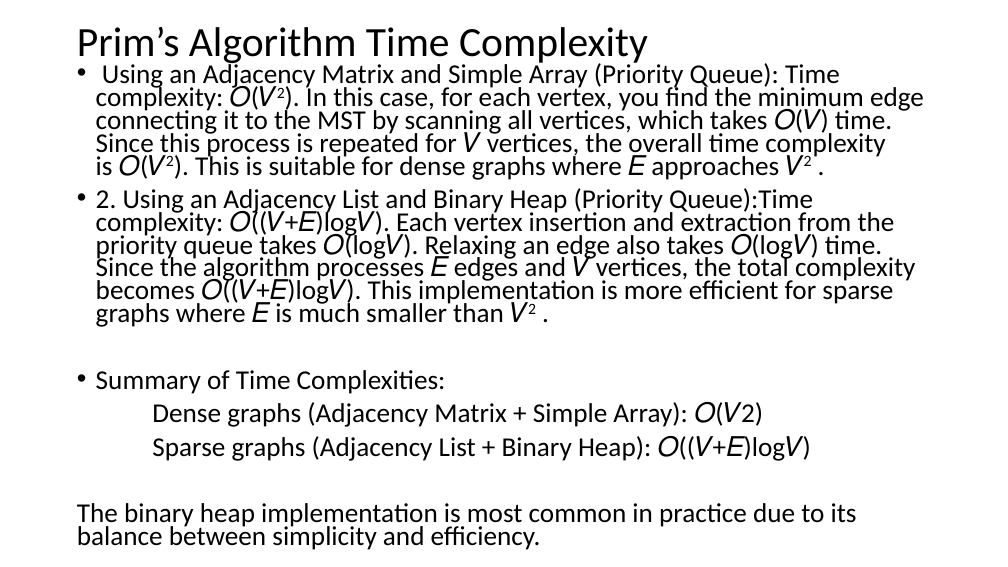
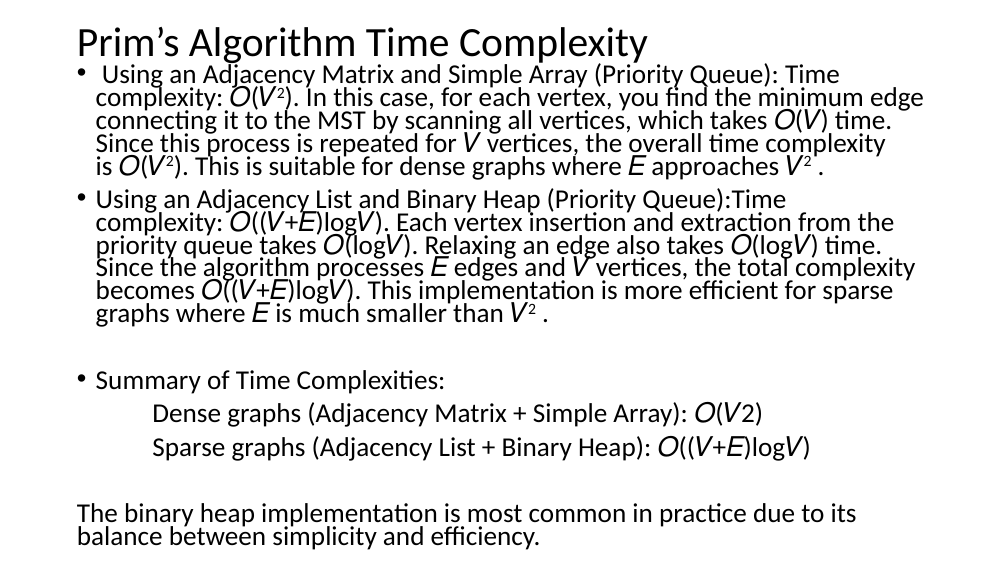
Before and after one commit to ChenTheInstructor/CSE248, a slide deck: slide 48 of graphs.pptm. Drawn at 1008x567 pixels with LibreOffice and Linux fonts; fonts in the diff are those of the drawing. Boxes give left, top, right and bottom in pixels: in the first picture for what was removed or moved away, otherwise in the second. Text is boxed around its words. In the diff, an @@ line names an element or a change of style, - is before the commit and + after.

Commit message:
graphs II

```diff
--- a/graphs.pptm
+++ b/graphs.pptm
@@ text at bbox=[96, 188, 915, 327]: text changed @@
-• 2. Using an Adjacency List and Binary Heap (Priority Queue):Time complexity: 𝑂((𝑉+𝐸)log𝑉). Each vertex insertion and extraction from the priority queue takes 𝑂(log𝑉). Relaxing an edge also takes 𝑂(log𝑉) time. Since the algorithm processes 𝐸 edges and 𝑉 vertices, the total complexity becomes 𝑂((𝑉+𝐸)log𝑉). This implementation is more efficient for sparse graphs where 𝐸 is much smaller than 𝑉2 .
+• Using an Adjacency List and Binary Heap (Priority Queue):Time complexity: 𝑂((𝑉+𝐸)log𝑉). Each vertex insertion and extraction from the priority queue takes 𝑂(log𝑉). Relaxing an edge also takes 𝑂(log𝑉) time. Since the algorithm processes 𝐸 edges and 𝑉 vertices, the total complexity becomes 𝑂((𝑉+𝐸)log𝑉). This implementation is more efficient for sparse graphs where 𝐸 is much smaller than 𝑉2 .
```
Also in this commit, not shown: 1 other slide changed.
